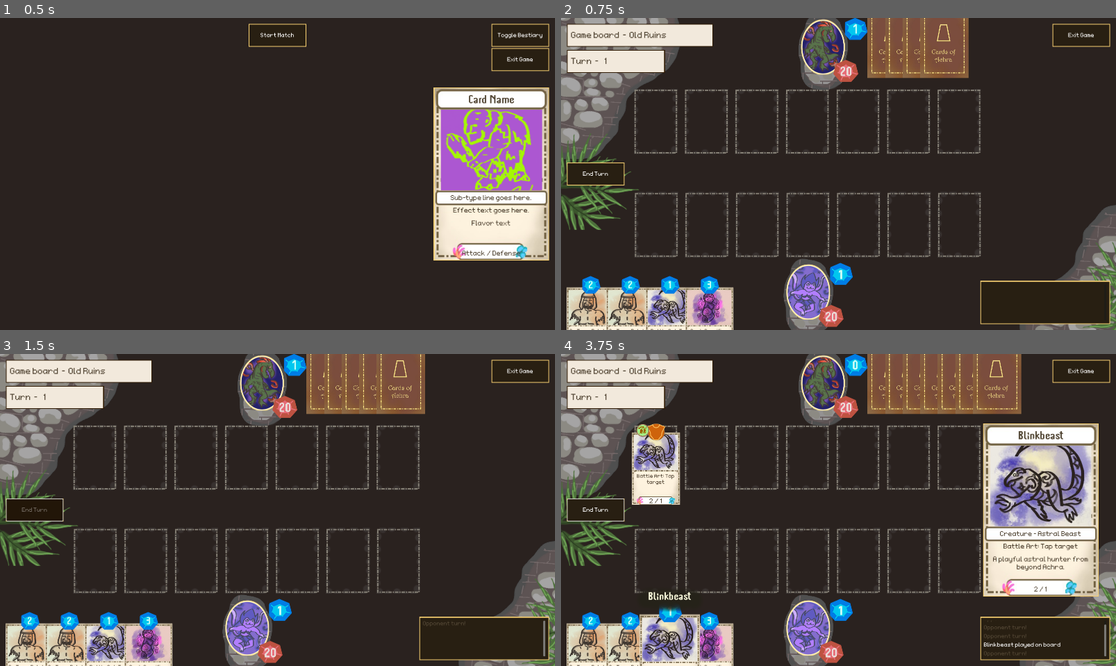
Above: before the commit, frames 1-4 (two rows, left to right).
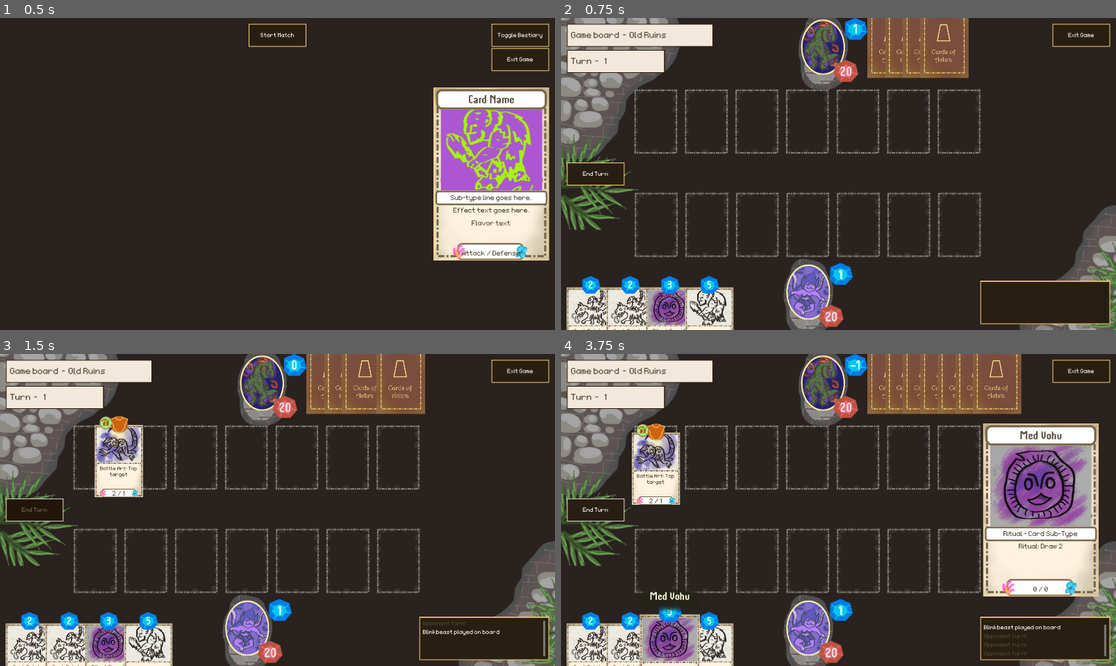
Above: after the commit, the same moments.

Repository: OttoElomaa/Godot-4-Ogre-Card-Game
Game: Godot game, scene res://GameScenes/MainMenu.tscn
Same seed, same stepped clock (60 frames per second), same inputs: the game is played once before the commit and once after it.
Inputs (mouse positions are in pixels of both pictures, inside the frame that each line leads up to):
- Up to frame 1 (0.5 s): no input
- Up to frame 2 (0.75 s): click (838, 36) at 0.5 s
- Up to frame 3 (1.5 s): click (33, 510) at 1.25 s
- Up to frame 4 (3.75 s): tap Enter at 2, 3.5 s; drag from (588, 659) to (827, 385) at 2.02 s; tap Space at 2.75 s; drag from (627, 659) to (827, 385) at 2.77 s; move the mouse to (672, 659) at 3.52 s; hold Up (ui_up) from 3.53 s (still down); tap Mouse wheel down (scrollDown) at 3.6 s; click (672, 659) at 3.67 s

Frame 1 is identical in both runs. In frame 2, 2.8% of the frame differs, in the area x 1-31%, y 84-100%; in frame 3, 5.1%; in frame 4, 8.7%, in the area x 1-96%, y 2-100%.

Commit message:
Added targetless card casting. Updating board resource labels after activating abilities. Added logic for effectScriptTargetless modifyHealth/Mana

Diff:
--- a/CardScriptsAndComponents/effectScriptTargeted.gd
+++ b/CardScriptsAndComponents/effectScriptTargeted.gd
@@ -18,7 +18,7 @@
 
 
 
-func activateTargeted(target:Card):
+func activateTargeted(target:Card, actor:Card):
 	var success := false
 
 
--- a/CardScriptsAndComponents/effectScriptTargetless.gd
+++ b/CardScriptsAndComponents/effectScriptTargetless.gd
@@ -2,8 +2,8 @@
 
 
 
+@export var modifyHealth := 0
 @export var modifyMana := 0
-@export var modifyHealth := 0
 
 @export var drawCards := 0
 
@@ -45,10 +45,20 @@
 
 
 
-func activateTargetless():
+func activateTargetless(actor:Card):
 	var success := false
 
 	########################################## TARGETLESS EFFECTS
+
+	#### MODIFY HEALTH/MANA
+	if modifyHealth != 0:
+		MyTools.changeHealth(modifyHealth, actor.isEnemyCard)
+		success = true
+	if modifyMana != 0:
+		MyTools.changeMana(modifyMana, actor.isEnemyCard)
+		success = true
+
+
 	#### CARD DRAW
 	if drawCards > 0:
 		for i in range(drawCards):
--- a/CardScriptsAndComponents/effectsNodeMain.gd
+++ b/CardScriptsAndComponents/effectsNodeMain.gd
@@ -108,57 +108,70 @@
 
 	for script in node.get_children():
 		if script.has_method("activateTargetless"):
-			success = script.activateTargetless()
+			success = script.activateTargetless(myCard)
 		elif target:
 			if script.has_method("activateTargeted"):
-				success = script.activateTargeted(target)
+				success = script.activateTargeted(target, myCard)
 
 	if success:
 		if not node == payoffNode:
 			handlePayoff(target)
 
-
 	#### UPDATE VISUALS AFTER ACTION
 	MyTools.updateBoardCardsVisuals()
-	#myCard.updateCardVisuals()
-	#if target:
-		#target.updateCardVisuals()
+	return success
+
+
+
+func isTargetless(node:Node) -> bool:
+	for script in node.get_children():
+		if script.has_method("activateTargetless"):
+			return true
+	return false
+
+
+func isTargeted(node:Node) -> bool:
+	for script in node.get_children():
+		if script.has_method("activateTargeted"):
+			return true
+	return false
+
+##############################################################
+
+func handleArrival(target:Card) -> bool:
+	return activateNode(arrivalNode, target)
+
+
+func handleRitual(target:Card) -> bool:
+	return activateNode(ritualNode, target)
+
+
+func handleCast(target:Card) -> bool:
+	var success:bool = activateNode(castNode, target)
+	if success:
+		myCard.restAndAnimate(true)
 
 	return success
 
 
-##############################################################
-
-func handleArrival(target:Card):
-	return activateNode(arrivalNode, target)
-
-
-func handleRitual(target:Card):
-	return activateNode(ritualNode, target)
-
-
-func handleCast(target:Card):
-	return activateNode(castNode, target)
-
-
-func handleBattleArt(target:Card):
+func handleBattleArt(target:Card) -> bool:
 	return activateNode(battleArtNode, target)
 
 
-func handleOnTurn(target:Card):
+func handleOnTurn(target:Card) -> bool:
 	return activateNode(onTurnNode, target)
 
 
 
 ######################################################
-func handlePayoff(target:Card):
+func handlePayoff(target:Card) -> bool:
 	return activateNode(payoffNode, target)
 
 
 
 ##################################################
 
-func checkHasCast():
+func checkHasCast() -> bool:
 	if castNode.get_children().is_empty():
 		return false
 	return true
--- a/GameAutoloads/my_tools.gd
+++ b/GameAutoloads/my_tools.gd
@@ -27,6 +27,7 @@
 			return false
 
 	return true
+
 
 
 func handlePlaceCardInSlot(card:Card, slot:CardSlot):
@@ -69,8 +70,13 @@
 	cardsManager.checkIsEnemyAnddrawCard(isEnemy)
 
 
+
 func changeMana(amount:int, isEnemy:bool):
 	gameBoard.changeMana(amount, isEnemy)
+
+
+func changeHealth(amount:int, isEnemy:bool):
+	gameBoard.changeHealth(amount, isEnemy)
 
 
 
@@ -84,6 +90,8 @@
 
 
 func updateBoardCardsVisuals():
+	gameBoard.updateResourceLabelsHelp()
+
 	for c:Card in getBoardCards(true):
 		c.updateCardVisuals()
 	for c:Card in getBoardCards(false):
--- a/GameScenes/battle_system.gd
+++ b/GameScenes/battle_system.gd
@@ -53,7 +53,7 @@
 
 		if e is InputEventMouseButton and e.button_index == MOUSE_BUTTON_LEFT:
 			if e.is_pressed():
-				handlePlayerCast()
+				handlePlayerCastTargeting()
 
 
 func _physics_process(delta: float) -> void:
@@ -195,8 +195,40 @@
 
 
 
-#### FOR CARDS THAT HAVE THE 'CAST' JEYWORD
-func handlePlayerCast():
+func cardCastButtonPressed() -> void:
+
+	currentCastingCard = main.actionMenuCard
+	var c = main.actionMenuCard
+
+	if c:
+		if c.actions.isTargetless(c.actions.castNode):
+			handlePlayerCastActivate(false)
+
+		else:
+			handlePlayerCastActivate(true)
+
+
+
+func handlePlayerCastActivate(isTargeted:bool):
+	var success := false
+
+	#### TARGETED CAST -> SHOW Cast Line, SET CAST STATE
+	if isTargeted:
+		castLineShown = true
+		States.gameState = States.GameStates.CAST
+		$CastLine.show()
+		castLine.points[0] = currentCastingCard.position
+
+	else:
+		success = currentCastingCard.actions.handleCast(null)
+		currentCastingCard = null
+
+	main.toggleCardActionMenu(false, null)
+
+
+
+#### FOR CARDS THAT HAVE THE 'CAST' KEYWORD
+func handlePlayerCastTargeting():
 	print("Click - Player trying to cast")
 
 	#### GET CARDS AT MOUSE POSITION
@@ -207,7 +239,6 @@
 		var target:Card = getCollidedObject(r)
 		prints("Cast target card: ", target)
 		if currentCastingCard.actions.handleCast(target):
-			currentCastingCard.restAndAnimate(true)
 			currentCastingCard = null
 			endCastState()
 			return
@@ -346,14 +377,3 @@
 
 func getCollidedObject(result):
 	return result.collider.get_parent()
-
-
-func cardCastButtonPressed() -> void:
-
-	currentCastingCard = main.actionMenuCard
-	castLineShown = true
-	States.gameState = States.GameStates.CAST
-
-	$CastLine.show()
-	castLine.points[0] = currentCastingCard.position
-	main.toggleCardActionMenu(false, null)
--- a/GameScenes/card_loader.gd
+++ b/GameScenes/card_loader.gd
@@ -16,6 +16,13 @@
 	var card:Card = null
 	var cards := []
 
+	#### GREEN DEFIANCE
+	for i in range(20):
+		cards.append(createCard("res://Cards/GreenDefiance/Cr-BriarFolk.tscn"))
+	for i in range(5):
+		cards.append(createCard("res://Cards/GreenDefiance/Cr-DeathKnight.tscn"))
+
+	#### THE WILDS
 	for i in range(5):
 		cards.append(createCard("res://Cards/Wilds/Cr-Pikeman.tscn"))
 	for i in range(20):
@@ -32,8 +39,7 @@
 
 	for i in range(10):
 		cards.append(createCard("res://Cards/Wilds/Cr-BlinkBeast.tscn"))
-	for i in range(5):
-		cards.append(createCard("res://Cards/GreenDefiance/Cr-DeathKnight.tscn"))
+
 	for i in range(10):
 		cards.append(createCard("res://Cards/Wilds/Cr-Alhaja-Pious.tscn"))
 
--- a/GameScenes/gameBoard.gd
+++ b/GameScenes/gameBoard.gd
@@ -120,6 +120,15 @@
 		$BattleSystem.playerMana += amount
 
 
+func changeHealth(amount:int, isEnemy:bool):
+
+	if isEnemy:
+		$BattleSystem.enemyHealth += amount
+	else:
+		$BattleSystem.playerHealth += amount
+
+
+
 ########################################################################################
 
 func checkSlotPlayer(slot:CardSlot):
@@ -173,6 +182,10 @@
 	$CanvasLayer/LevelInfoPanel/VBox/Panel/HBox/BoardNameLabel.text = boardName
 	$CanvasLayer/LevelInfoPanel/VBox/Panel2/HBox/TurnCountLabel.text = "%d" % turnCount
 
+
+func updateResourceLabelsHelp():
+	updateResourceLabels(battleSystem.playerHealth,
+	battleSystem.playerMana, battleSystem.enemyHealth, battleSystem.enemyMana)
 
 func updateResourceLabels(playerHealth, playerMana, enemyHealth, enemyMana):
 	$Portraits/PlayerHealthLabel.text = "%d" % playerHealth
